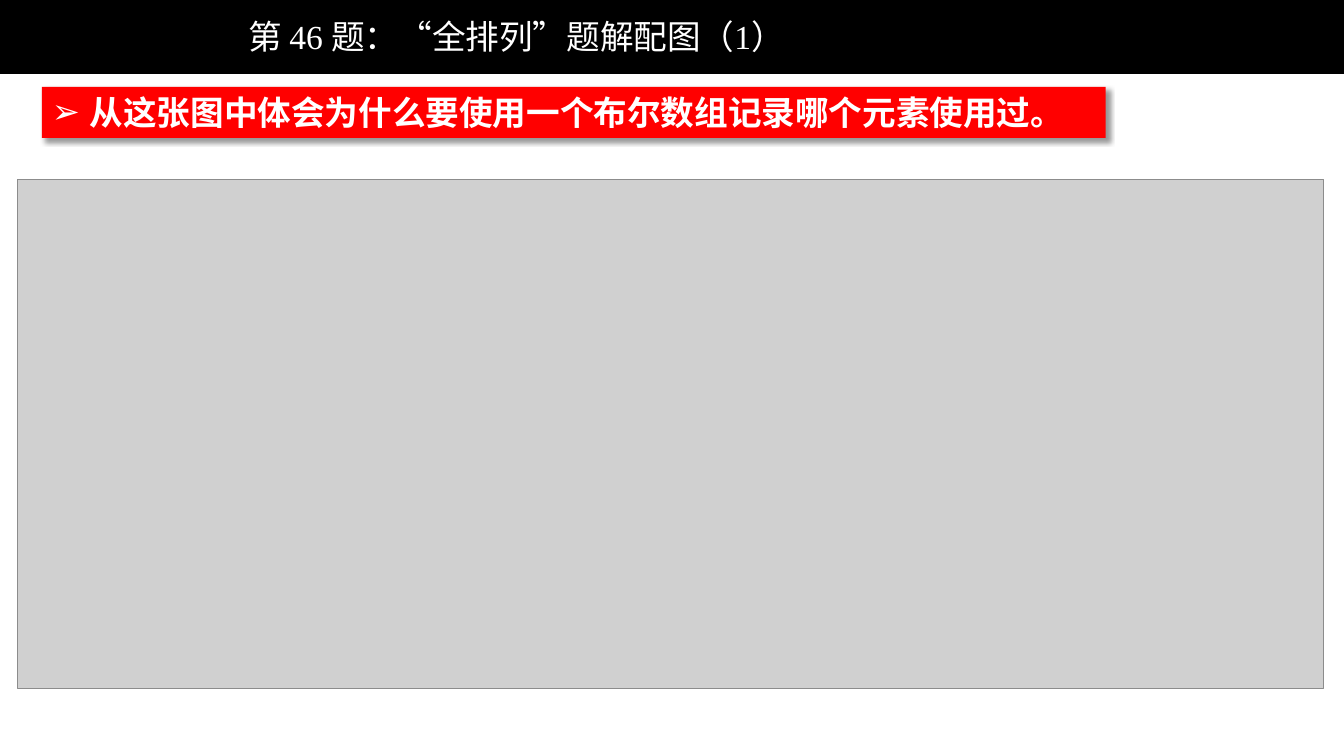
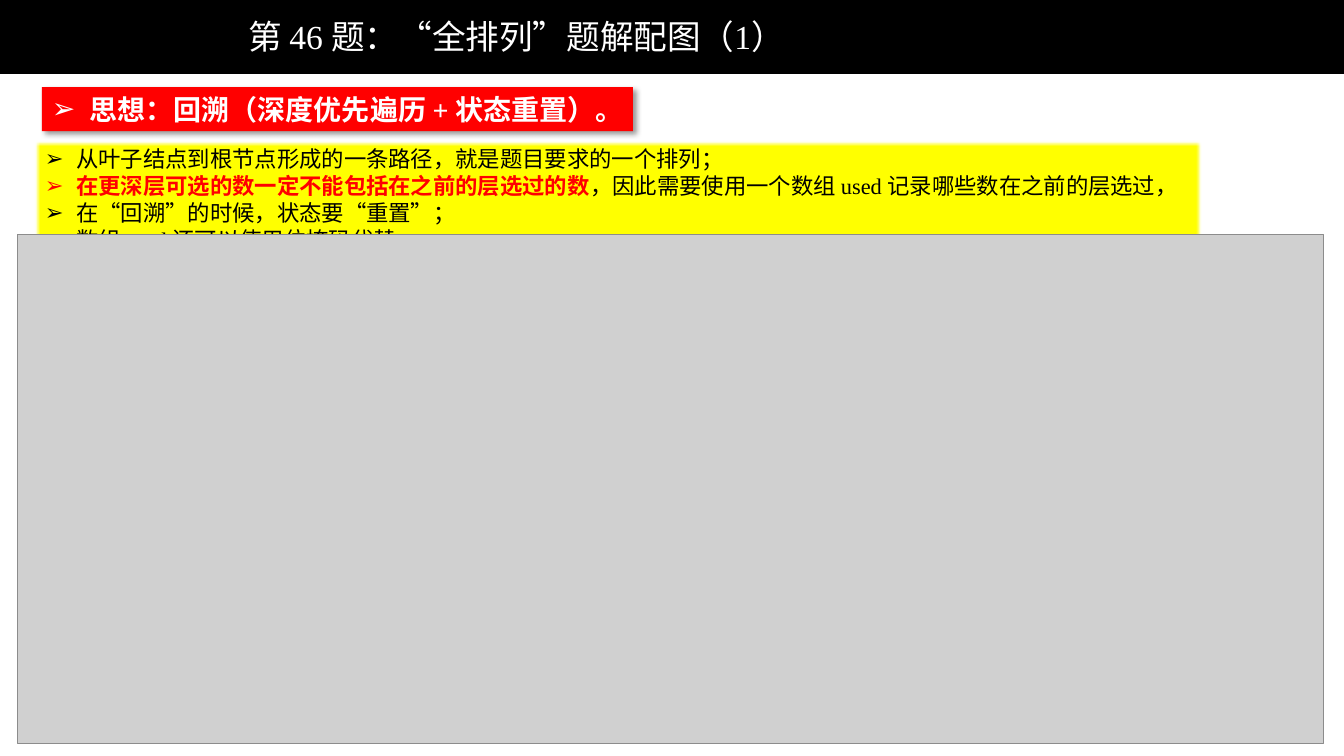
Before and after one commit to liweiwei1419/LeetCode-Solution-PPT, a slide deck: slide 1 of 0001-0100/LeetCode 第 46 题：“全排列”题解配图.pptx. Drawn at 1344x756 pixels with LibreOffice and Linux fonts; fonts in the diff are those of the drawing; grey boxes stand for pictures; background and template pictures are left out. Boxes give left, top, right and bottom in pixels: in the first picture for what was removed or moved away, otherwise in the second. Text is boxed around its words. In the diff, an @@ line names an element or a change of style, - is before the commit and + after.

```diff
--- a/0001-0100/LeetCode 第 46 题：“全排列”题解配图.pptx
+++ b/0001-0100/LeetCode 第 46 题：“全排列”题解配图.pptx
@@ rectangle "思想：回溯（深度优先遍历 + 状态重置）。": place and size @@
-rectangle "思想：回溯（深度优先遍历 + 状态重置）。" at (42,87,1106,137)
+rectangle "思想：回溯（深度优先遍历 + 状态重置）。" at (42,87,633,131)
@@ text in rectangle at (90,96,624,123): text changed; size 24 to 20 pt @@
-➢ 从这张图中体会为什么要使用一个布尔数组记录哪个元素使用过。
+➢ 思想：回溯（深度优先遍历 + 状态重置）。
@@ rectangle added at (35,140,1202,259), fill #FFFF00, 16 pt, text #000000 @@
+➢ 从叶子结点到根节点形成的一条路径，就是题目要求的一个排列；
+➢ 在更深层可选的数一定不能包括在之前的层选过的数，因此需要使用一个数组 used 记录哪些数在之前的层选过，
+➢ 在“回溯”的时候，状态要“重置”；
+➢ 数组 used 还可以使用位掩码代替。
@@ picture: place and size @@
-picture at (18,179,1325,689)
+picture at (18,235,1325,744)
```
